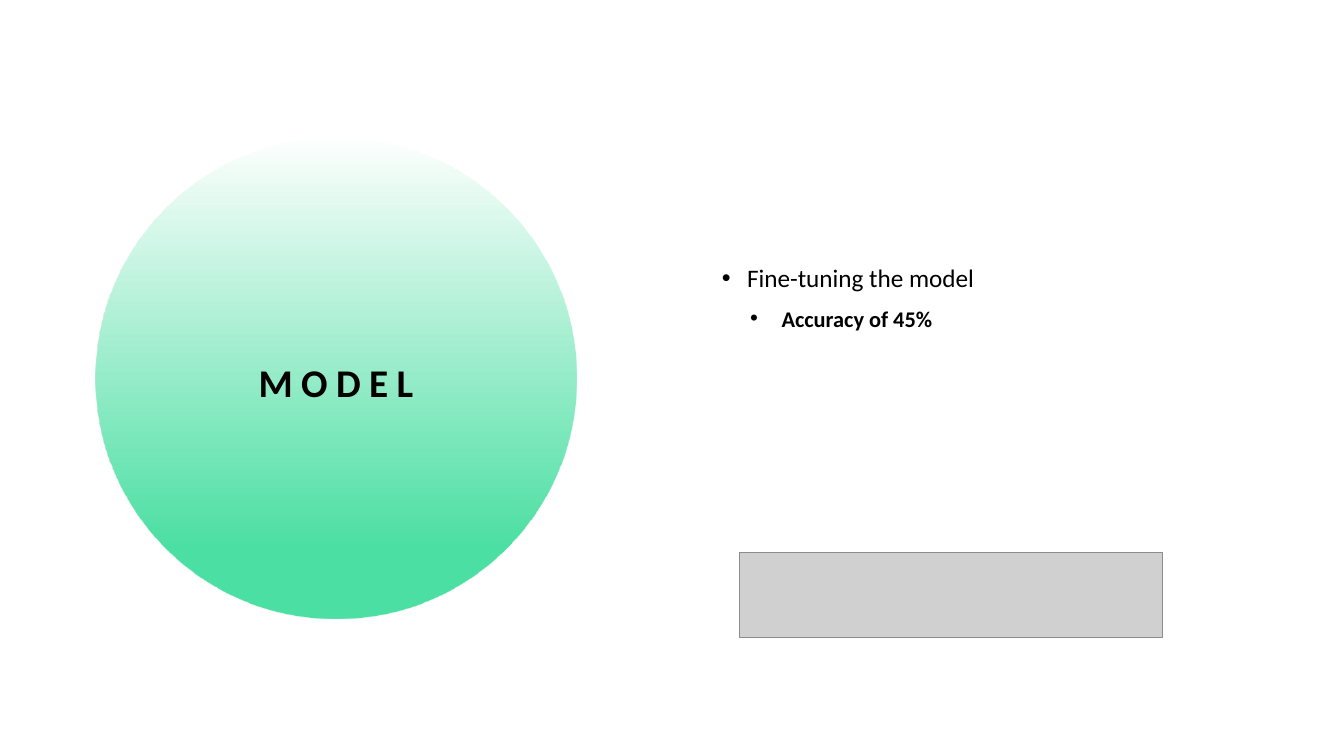
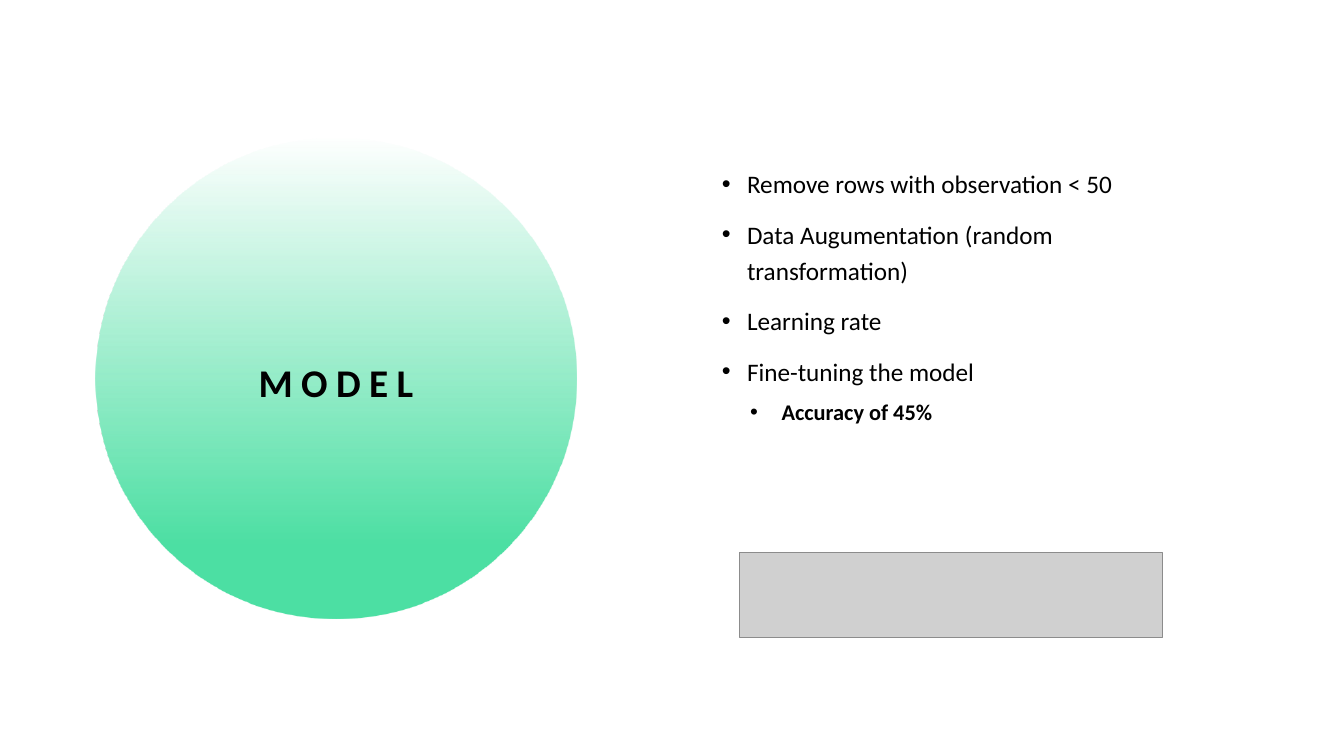
Before and after one commit to WarmtebronH/AI_Advanced, a slide deck: slide 11 of Data challenge/WildLifeGuide Presenation.pptx. Drawn at 1344x756 pixels with LibreOffice and Linux fonts; fonts in the diff are those of the drawing; grey boxes stand for pictures. Boxes give left, top, right and bottom in pixels: in the first picture for what was removed or moved away, otherwise in the second. Text is boxed around its words. In the diff, an @@ line names an element or a change of style, - is before the commit and + after.

```diff
--- a/Data challenge/WildLifeGuide Presenation.pptx
+++ b/Data challenge/WildLifeGuide Presenation.pptx
@@ text at bbox=[747, 175, 1112, 335]: paragraphs added @@
+• Remove rows with observation < 50
+• Data Augumentation (random transformation)
+• Learning rate
```
Also in this commit, not shown: 3 other slides changed, 1 slide added, 9 other files.
